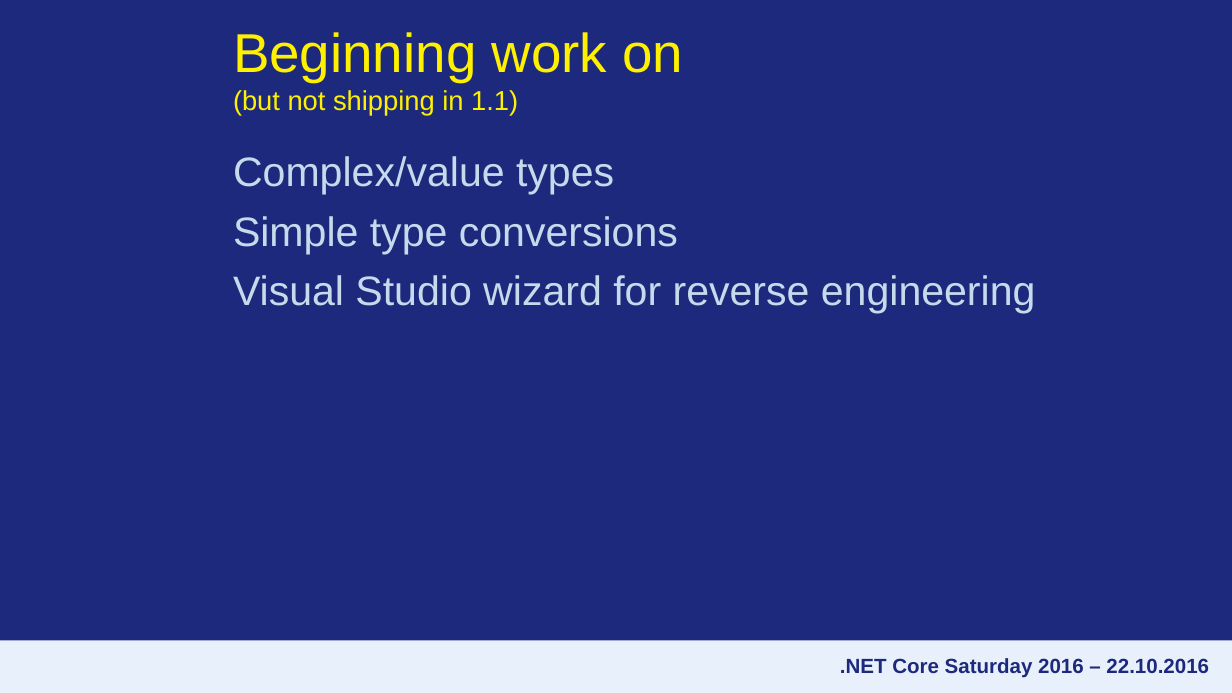
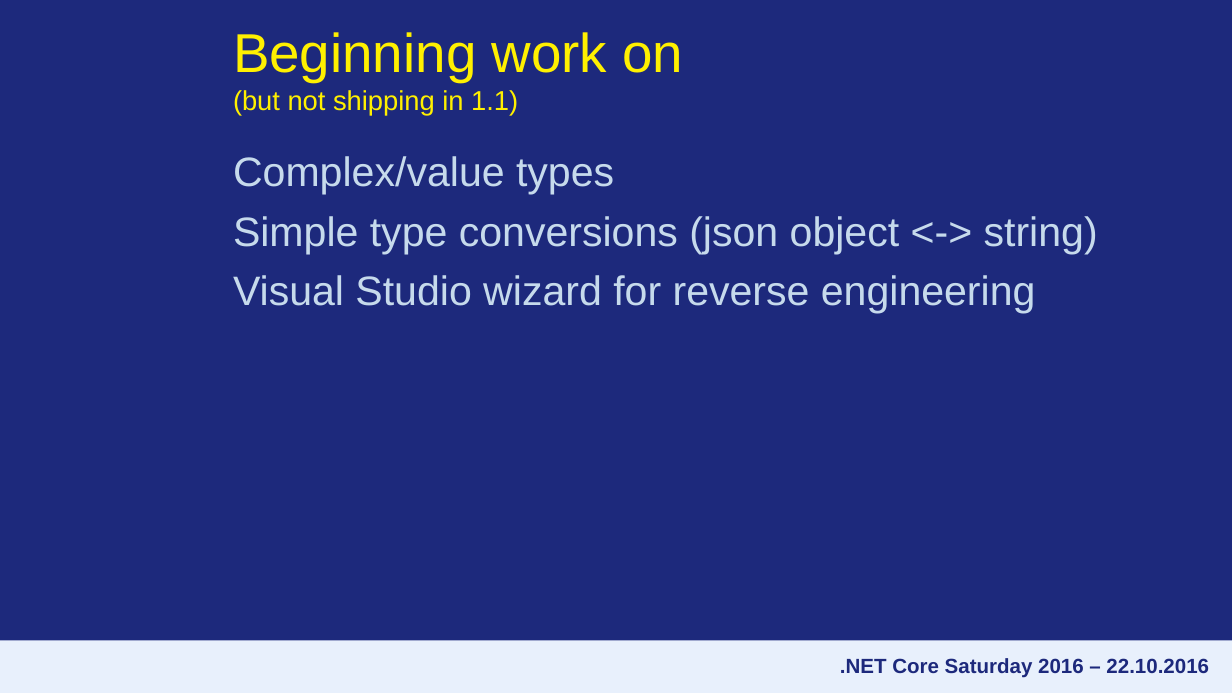
Before and after one commit to holpit/Demo-EFCore, a slide deck: slide 32 of SlideDeck.pptx. Drawn at 1232x693 pixels with LibreOffice and Linux fonts; fonts in the diff are those of the drawing; background and template pictures are left out. Boxes give left, top, right and bottom in pixels: in the first picture for what was removed or moved away, otherwise in the second. Text is boxed around its words. In the diff, an @@ line names an element or a change of style, - is before the commit and + after.

```diff
--- a/SlideDeck.pptx
+++ b/SlideDeck.pptx
@@ text at (233,216,1098,254): text changed @@
-Simple type conversions
+Simple type conversions (json object <-> string)
```
Also in this commit, not shown: 3 other slides changed.
